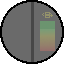
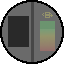
Before/after of a (64, 64) layered artwork. What changed in the layer stack:
painted on "fuelBackground" over [8, 16, 29, 47]
